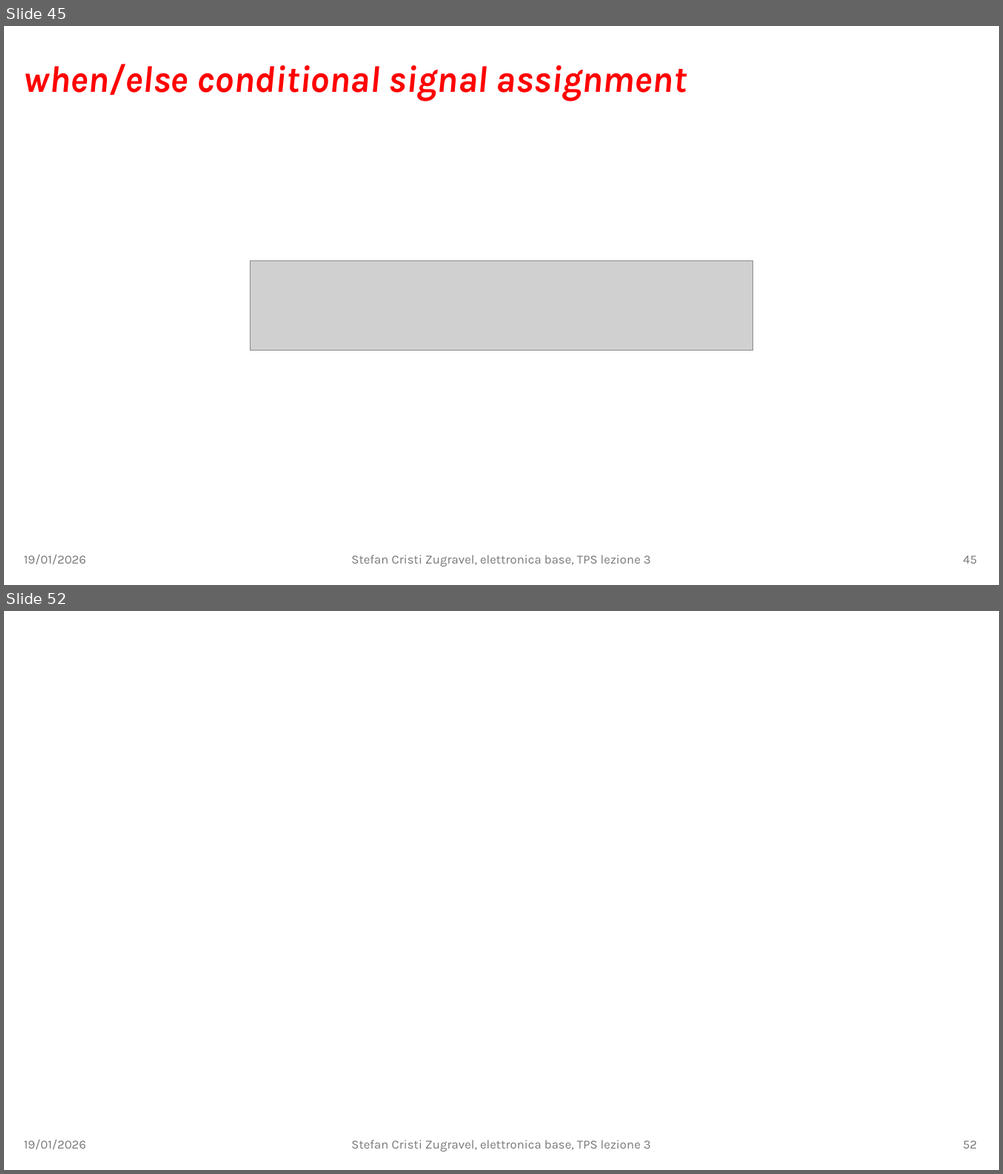
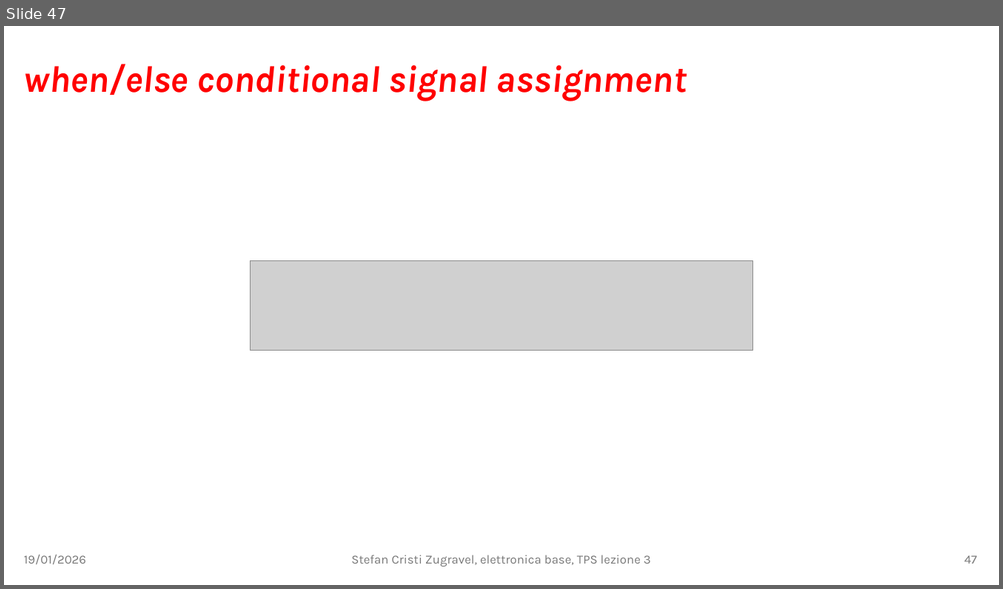
Before and after one commit to stefan-zugravel/elettronica_base, a slide deck: slides/lezione3.pptx. Shown one above the other, each under a label of ours: slides 45 and 52 before the commit, slide 47 after it; the slides between them are not shown. The pictures are 1003x1174 and 1003x589 pixels, drawn with LibreOffice and Linux fonts; fonts in the diff are those of the drawing; grey boxes stand for pictures. Boxes give left, top, right and bottom in pixels: in the first picture for what was removed or moved away, otherwise in the second. Text is boxed around its words. In the diff, an @@ line names an element or a change of style, - is before the commit and + after.

```diff
--- a/slides/lezione3.pptx
+++ b/slides/lezione3.pptx
@@ slide 52 removed at [4, 611, 999, 1170], background #FFFFFF @@
@@ text removed at [24, 1140, 86, 1150] @@
-19/01/2026
@@ text removed at [351, 1140, 651, 1152] @@
-Stefan Cristi Zugravel, elettronica base, TPS lezione 3
@@ page number removed at [962, 1141, 976, 1149] @@
-52
@@ what was slide 45 is now slide 47 @@
@@ page number at [964, 556, 976, 564]: text changed @@
-45
+47
```
Also in this commit, not shown: 6 slides changed, 1 other slide removed, 2 other files.
